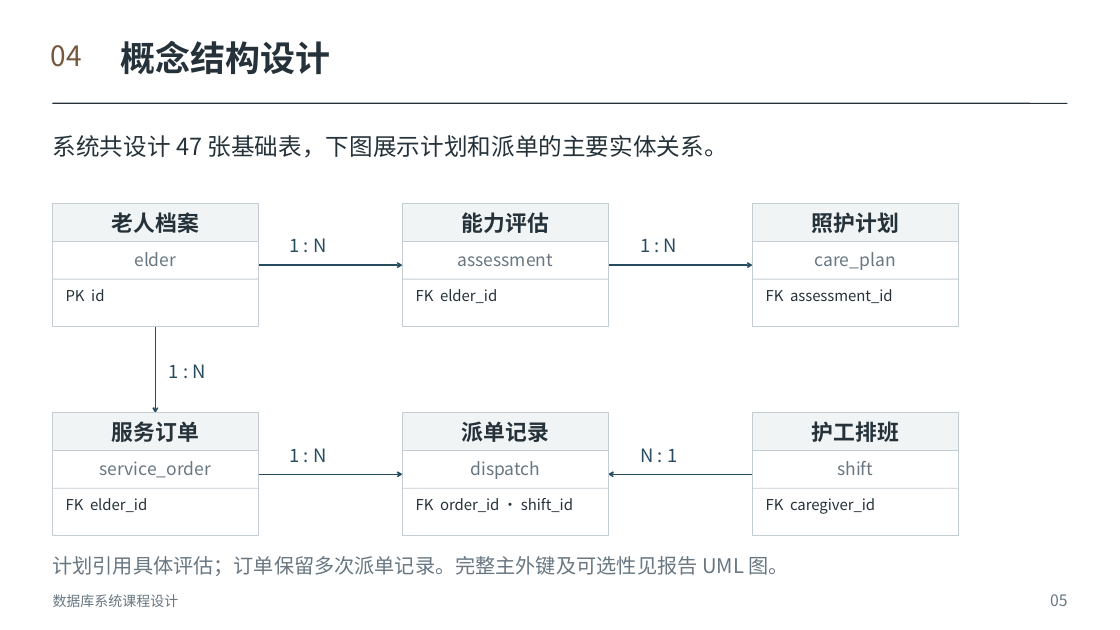
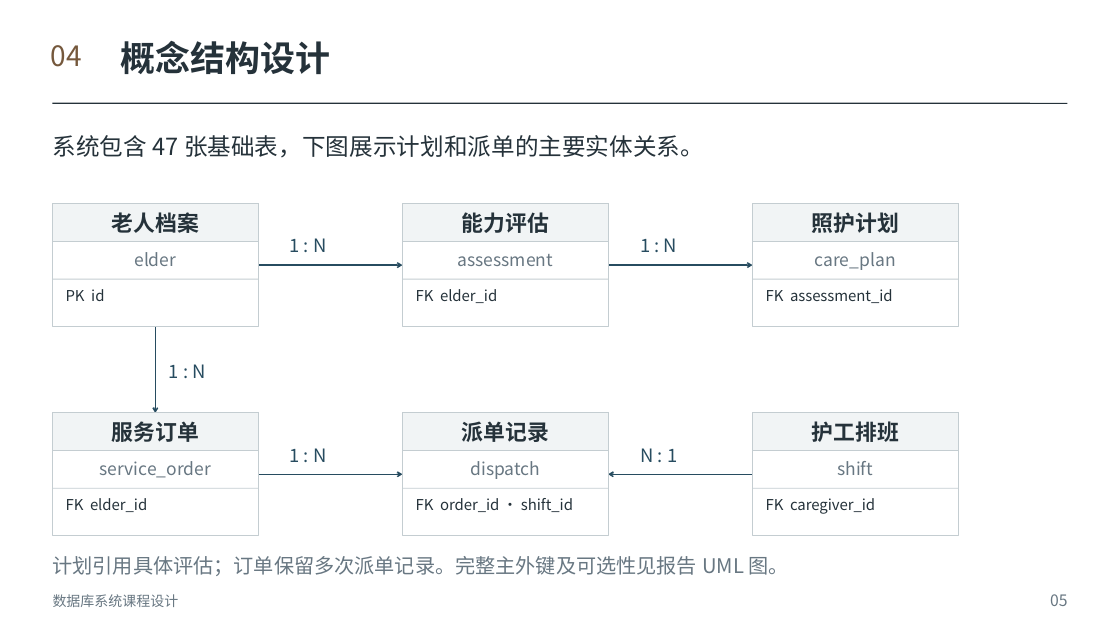
Before and after one commit to Herbertlyw/db_eldercare, a slide deck: slide 5 of outputs/社区居家养老平台课程答辩_修订版.pptx. Drawn at 1120x630 pixels with LibreOffice and Linux fonts; fonts in the diff are those of the drawing. Boxes give left, top, right and bottom in pixels: in the first picture for what was removed or moved away, otherwise in the second. Text is boxed around its words. In the diff, an @@ line names an element or a change of style, - is before the commit and + after.

```diff
--- a/outputs/社区居家养老平台课程答辩_修订版.pptx
+++ b/outputs/社区居家养老平台课程答辩_修订版.pptx
@@ text at (53, 135, 704, 158): text changed @@
-系统共设计 47 张基础表，下图展示计划和派单的主要实体关系。
+系统包含 47 张基础表，下图展示计划和派单的主要实体关系。
```
Also in this commit, not shown: 2 other slides changed, 20 other files.
